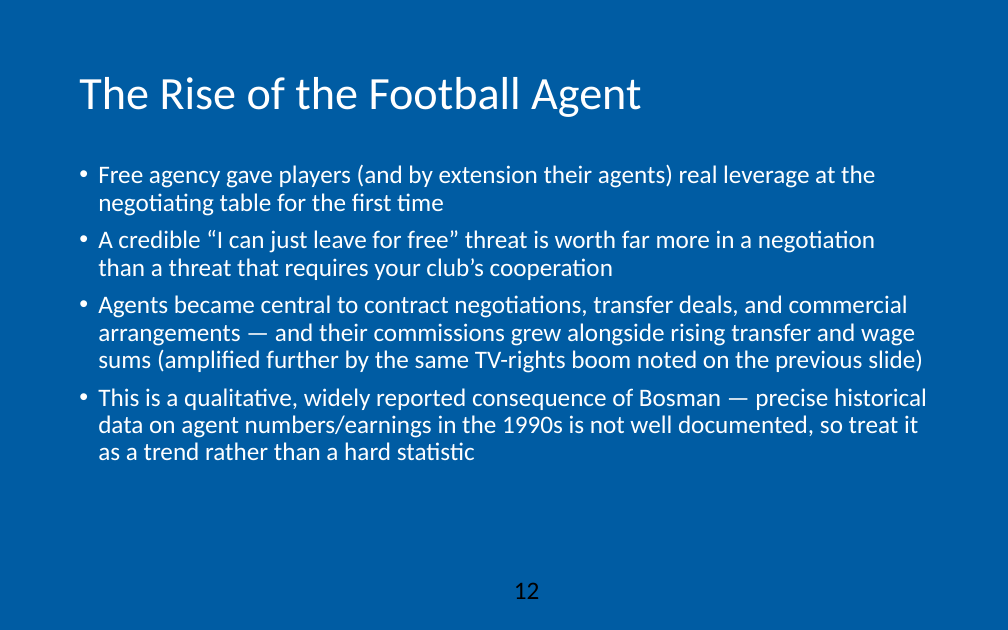
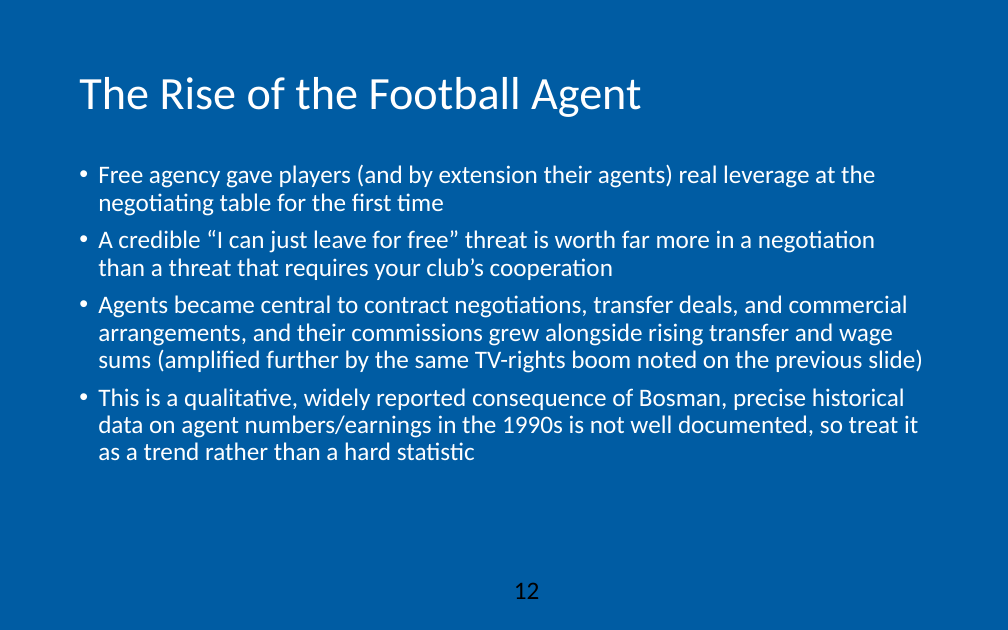
Before and after one commit to AEGDDI/idr305, a slide deck: slide 12 of lectures/L10.pptx. Drawn at 1008x630 pixels with LibreOffice and Linux fonts; fonts in the diff are those of the drawing; background and template pictures are left out. Boxes give left, top, right and bottom in pixels: in the first picture for what was removed or moved away, otherwise in the second. Text is boxed around its words. In the diff, an @@ line names an element or a change of style, - is before the commit and + after.

```diff
--- a/lectures/L10.pptx
+++ b/lectures/L10.pptx
@@ text at bbox=[98, 295, 923, 461]: text changed @@
-• Agents became central to contract negotiations, transfer deals, and commercial arrangements — and their commissions grew alongside rising transfer and wage sums (amplified further by the same TV-rights boom noted on the previous slide)
-• This is a qualitative, widely reported consequence of Bosman — precise historical data on agent numbers/earnings in the 1990s is not well documented, so treat it as a trend rather than a hard statistic
+• Agents became central to contract negotiations, transfer deals, and commercial arrangements, and their commissions grew alongside rising transfer and wage sums (amplified further by the same TV-rights boom noted on the previous slide)
+• This is a qualitative, widely reported consequence of Bosman, precise historical data on agent numbers/earnings in the 1990s is not well documented, so treat it as a trend rather than a hard statistic
```
Also in this commit, not shown: 11 other slides changed, 2 other files.
